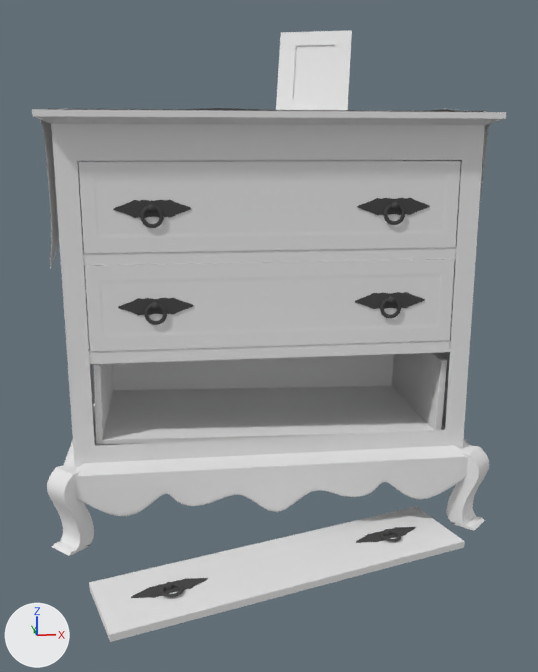
The Blender file Assets/models/house/floor02/halls/dresser01.blend: old version first, new version second.
Rendered twice from a 50 mm lens placed at (-0.464, -3.969, 1.762), pointed at (-0.073, -0.774, 0.953). The axes (+X, +Y, +Z) are drawn at lower left. The lights are the same throughout.

The older version as bpy lines, for what is in view:
```python
me_cube = bpy.data.meshes.new('Cube')
me_cube.from_pydata(...)  # 32 vertices, 32 faces; spans x -0.169..0.169, y -0.007..0.007, z -0.198..0.198
me_cube.materials.append(mat_photo_frame03)  # its picture is missing
me_plane_005 = bpy.data.meshes.new('Plane.005')
me_plane_005.from_pydata([(-0.094, 0.0, -0.133), (0.094, 0.0, -0.133), (-0.094, 0.0, 0.133), (0.094, 0.0, 0.133)], [], [(0, 1, 3, 2)])
me_plane_005.materials.append(mat_photo02)  # its picture is missing
me_plane_007 = bpy.data.meshes.new('Plane.007')
me_plane_007.from_pydata([(-0.81, 0.0, 0.03), (0.81, 0.0, 0.03), (-0.81, 0.0, -0.03), (0.81, 0.0, -0.03)], [], [(0, 1, 3, 2)])
me_plane_007.materials.append(mat_bedroom_sw_dresser01_wood)  # its picture is missing
ob_bar_001 = bpy.data.objects.new('bar.001', me_plane_007)
ob_bar_001.parent = ob_dresser_000
ob_bar_001.matrix_parent_inverse = Matrix(((2.049, 0.0, 0.0, 0.101), (0.0, 2.049, 0.0, 0.853), (0.0, 0.0, 2.049, -0.0221), (0.0, 0.0, 0.0, 1.0)))
ob_bar_001.location = (-0.0495, -0.8, 0.886)
ob_bar_001.rotation_euler = (3.142, 0.0, 0.0)  # degrees (180, 0, 0)
ob_frame = bpy.data.objects.new('frame', me_cube)
ob_frame.parent = ob_picture
ob_frame.matrix_parent_inverse = Matrix(((1.0, 0.0, 0.0, 0.0495), (0.0, 1.0, 0.0, 0.461), (0.0, 0.0, 1.0, -2.12), (0.0, 0.0, 0.0, 1.0)))
ob_frame.location = (-0.0495, -0.461, 2.12)
ob_image = bpy.data.objects.new('image', me_plane_005)
ob_image.parent = ob_picture
ob_image.matrix_parent_inverse = Matrix(((1.0, 0.0, 0.0, 0.0495), (0.0, 1.0, 0.0, 0.461), (0.0, 0.0, 1.0, -2.12), (0.0, 0.0, 0.0, 1.0)))
ob_image.location = (-0.0495, -0.461, 2.12)
# also in view: 'drawer_bottom_face' at (-0.042, -1.131, 0.033); 'molding_bottom_front' at (-0.049, -0.857, 0.264); 'bar.000' at (-0.049, -0.8, 1.313); 'base' at (-0.049, -0.416, 1.128); 'trim_bottom' at (-0.049, -0.459, 0.389)
```
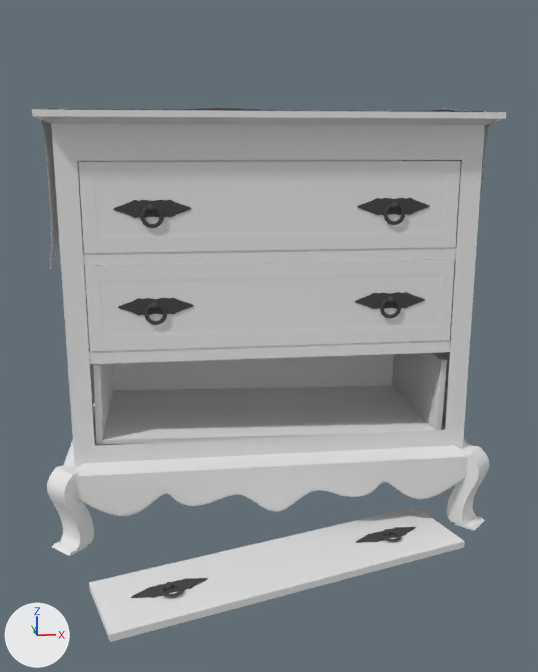
Location of each change, (x1, y1, x2, y2) in pixels of the pictures (538 x 672 px):
'frame', deleted: before (276, 30, 352, 110)
'image', deleted: before (293, 45, 335, 99)

The change, as a list of edits to the scene's bpy script:
```text
Remove ob_image:
    ob_image = bpy.data.objects.new('image', me_plane_005)
    ob_image.parent = ob_picture
    ob_image.matrix_parent_inverse = Matrix(((1.0, 0.0, 0.0, 0.0495), (0.0, 1.0, 0.0, 0.461), (0.0, 0.0, 1.0, -2.12), (0.0, 0.0, 0.0, 1.0)))
    ob_image.location = (-0.0495, -0.461, 2.12)
Remove ob_frame:
    ob_frame = bpy.data.objects.new('frame', me_cube)
    ob_frame.parent = ob_picture
    ob_frame.matrix_parent_inverse = Matrix(((1.0, 0.0, 0.0, 0.0495), (0.0, 1.0, 0.0, 0.461), (0.0, 0.0, 1.0, -2.12), (0.0, 0.0, 0.0, 1.0)))
    ob_frame.location = (-0.0495, -0.461, 2.12)
```
